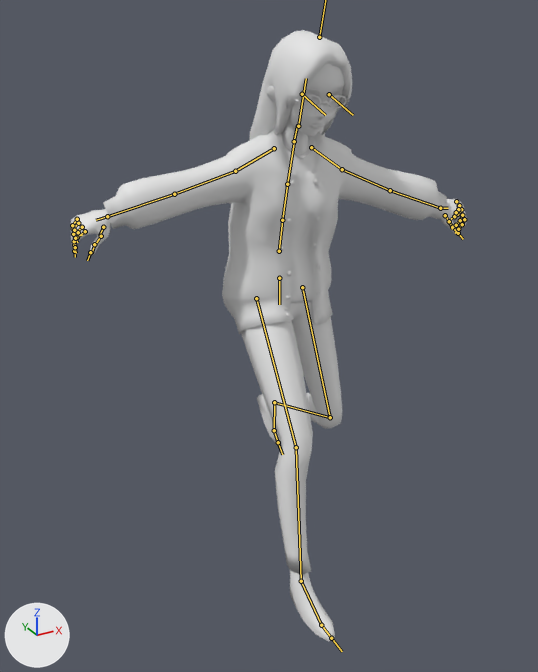
Renders of the glTF model public/avatars/female/skeleton.glb from each side of a commit.
The view is the same before and after, from a 50 mm camera at (-1.048, -1.852, 1.617) aimed at (-0.079, -0.089, 0.736). The axes (+X, +Y, +Z) are drawn at lower left. The lights are the same throughout. Both versions are drawn at frame 4 of the action 'RunningBackward'; the numbers are the values there. The bones that bend it are drawn over the model as lines.

Names of what the first picture shows: 'Body', 'Face', 'Foot', 'Hair', 'Hand', 'Leg'.
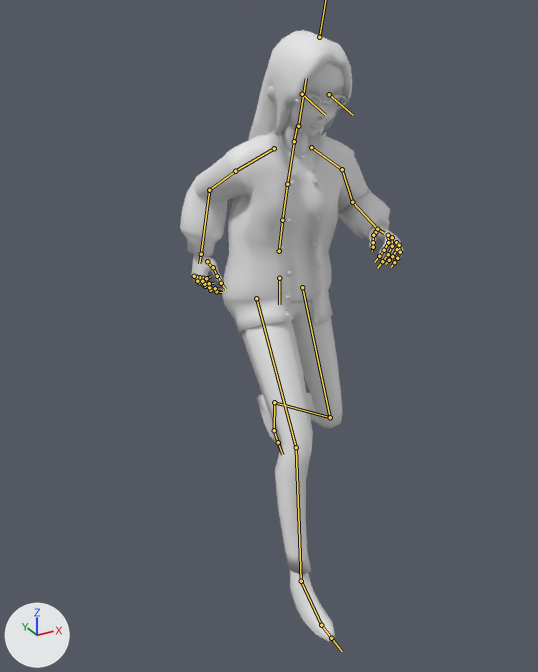
What differs and where, as boxes [x1, y1, x2, y2] in the pictures (538 x 672 px):
'Body', posed (39% narrower)
    before: [103, 129, 447, 334]
    after: [180, 129, 390, 334]
'Hand', posed
    before: [71, 199, 467, 255]
    after: [191, 224, 403, 293]
bone 'LeftUpperArm', root to tip
    before: (342, 169) to (390, 190)
    after: (342, 169) to (352, 202)
bone 'LeftLowerArm', root to tip
    before: (390, 190) to (440, 208)
    after: (352, 202) to (377, 229)
bone 'RightUpperArm', root to tip
    before: (235, 171) to (174, 194)
    after: (235, 171) to (209, 190)
bone 'RightLowerArm', root to tip
    before: (174, 194) to (107, 216)
    after: (209, 190) to (201, 254)

The change in detail:
Bone 'LeftUpperArm' (bone_leftupperarm) turns from (0, 0, 0) to (33, 10, -23) degrees about its own x, y and z.
Bone 'LeftLowerArm' (bone_leftlowerarm) turns from (0, 0, 0) to (1, -7, 113) degrees about its own x, y and z.
Bone 'RightUpperArm' (bone_rightupperarm) turns from (0, 0, 0) to (48, -38, 32) degrees about its own x, y and z.
Bone 'RightLowerArm' (bone_rightlowerarm) turns from (0, 0, 0) to (4, 5, -66) degrees about its own x, y and z.
